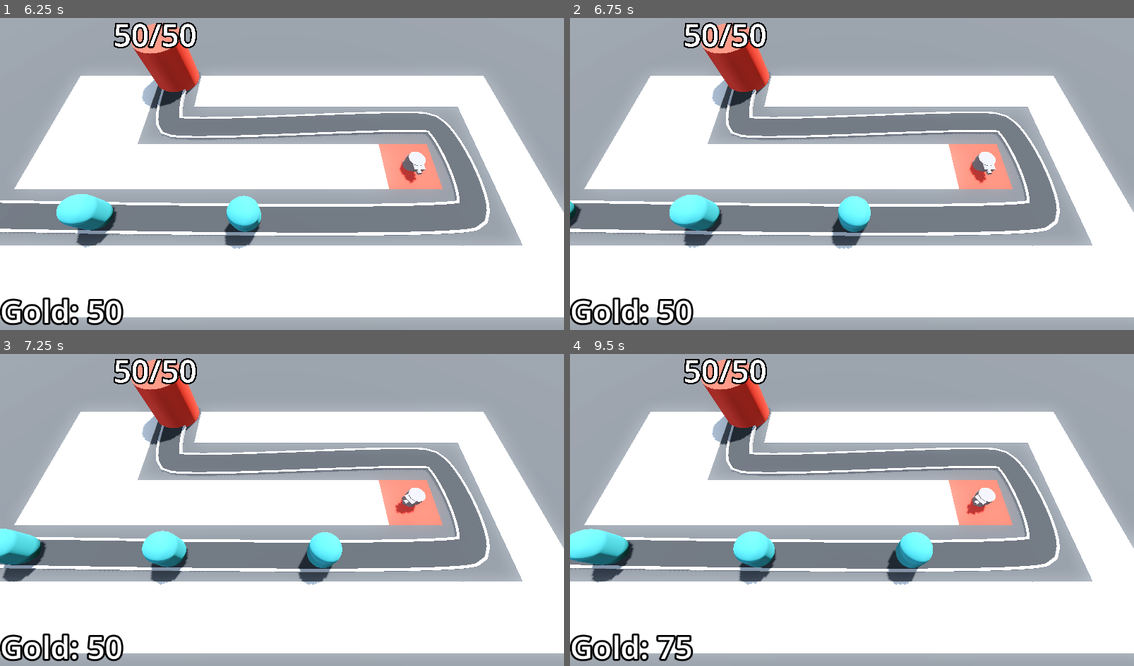
Above: before the commit, frames 1-4 (two rows, left to right).
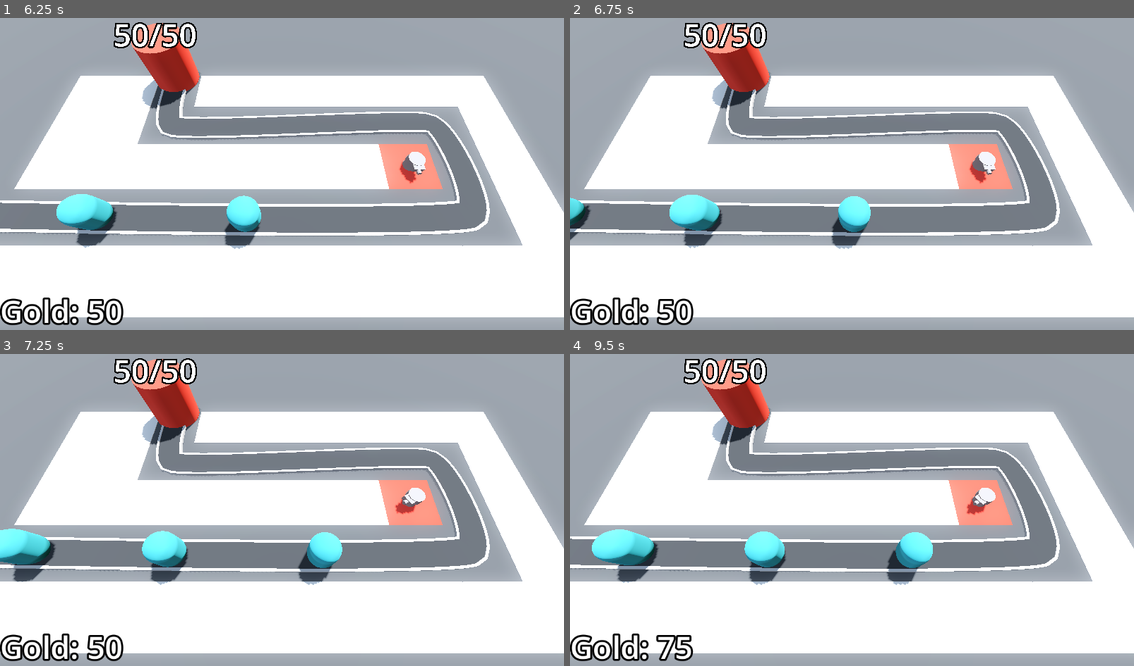
Above: after the commit, the same moments.

Repository: cpurdy-cs/Barbarian-Blaster-Class
Game: Godot game, scene res://base_level.tscn
Two runs of this game, one before a commit and one after it. Both use one fixed random seed, a clock stepped at 60 frames per second and the inputs below.
Inputs (mouse positions are in pixels of both pictures, inside the frame that each line leads up to):
- Up to frame 1 (6.25 s): tap Enter at 0.5, 2 s; move the mouse to (406, 158) at 0.52 s; click (406, 158) at 0.6 s; tap Space at 1.25 s; move the mouse to (169, 189) at 1.27 s; click (169, 189) at 1.35 s; move the mouse to (338, 105) at 2.02 s; click (338, 105) at 2.1 s; move the mouse to (253, 236) at 2.77 s; click (253, 236) at 2.85 s; move the mouse to (451, 220) at 3.52 s; click (451, 220) at 3.6 s; move the mouse to (112, 127) at 4.27 s; click (112, 127) at 4.35 s; move the mouse to (310, 174) at 5.02 s; click (310, 174) at 5.1 s; move the mouse to (197, 96) at 5.77 s; click (197, 96) at 5.85 s
- Up to frame 2 (6.75 s): move the mouse to (976, 158) at 6.52 s; click (976, 158) at 6.6 s
- Up to frame 3 (7.25 s): no input
- Up to frame 4 (9.5 s): move the mouse to (739, 525) at 7.27 s; click (739, 525) at 7.35 s; move the mouse to (908, 441) at 8.02 s; click (908, 441) at 8.1 s; move the mouse to (823, 572) at 8.77 s; click (823, 572) at 8.85 s

Frame 1 is identical in both runs. In frame 2, 0.3% of the frame differs, in the area x 0-4%, y 57-72%; in frame 3, 0.7%; in frame 4, 2.7%, in the area x 0-39%, y 55-75%.

Commit message:
difficulty curve added

Diff:
--- a/Base/base.gd
+++ b/Base/base.gd
@@ -21,5 +21,4 @@
 	health = max_health
 
 func take_damage() -> void:
-	#print("damage taken by base")
 	health -= 1
--- /dev/null
+++ b/DifficultyManager/difficulty_manager.gd
@@ -0,0 +1,17 @@
+extends Node
+
+@export var game_length := 30.0
+@export var spawn_time_curve : Curve
+@onready var timer: Timer = $Timer
+
+func _ready() -> void:
+	timer.start(game_length)
+
+func _process(delta: float) -> void:
+	pass
+
+func game_progress_ratio() -> float:
+	return 1.0 - (timer.time_left / game_length)
+
+func get_spawn_time() -> float:
+	return spawn_time_curve.sample(game_progress_ratio())
--- /dev/null
+++ b/DifficultyManager/difficulty_manager.tscn
@@ -0,0 +1,16 @@
+[gd_scene load_steps=3 format=3 uid="uid://mkj7f0lctt2k"]
+
+[ext_resource type="Script" uid="uid://ieud5sye07tj" path="res://DifficultyManager/difficulty_manager.gd" id="1_ab1g6"]
+
+[sub_resource type="Curve" id="Curve_ab1g6"]
+_limits = [0.25, 2.0, 0.0, 1.0]
+_data = [Vector2(0, 2), 0.0, -1.7500001, 0, 1, Vector2(1, 0.25), -1.7500001, 0.0, 1, 0]
+point_count = 2
+
+[node name="DifficultyManager" type="Node"]
+script = ExtResource("1_ab1g6")
+spawn_time_curve = SubResource("Curve_ab1g6")
+
+[node name="Timer" type="Timer" parent="."]
+one_shot = true
+autostart = true
--- a/Enemy/enemy_path.gd
+++ b/Enemy/enemy_path.gd
@@ -1,10 +1,12 @@
 extends Path3D
+@onready var timer: Timer = $Timer
 
 @export var enemy_scene : PackedScene
-
+@export var difficulty_manager : Node
 func spawn_enemy() -> void:
 	var new_enemy = enemy_scene.instantiate()
 	add_child(new_enemy)
+	timer.wait_time = difficulty_manager.get_spawn_time()
 
 
 
--- a/RayPickerCamera/ray_picker_camera.gd
+++ b/RayPickerCamera/ray_picker_camera.gd
@@ -16,7 +16,6 @@
 	# update the ray_cast_3d immediately
 	ray_cast_3d.force_raycast_update()
 
-	#printt(ray_cast_3d.get_collider(), ray_cast_3d.get_collision_point())
 
 	if ray_cast_3d.is_colliding() and bank.gold >= tower_cost:
 		var collider = ray_cast_3d.get_collider()
--- a/Turret/projectile.gd
+++ b/Turret/projectile.gd
@@ -13,8 +13,6 @@
 
 
 func _on_area_entered(area: Area3D) -> void:
-	#print(area)
 	if area.is_in_group("enemy_area"):
 		area.get_parent().health -= 25
-		#print('damaged enemy')
 		queue_free()
--- a/base_level.tscn
+++ b/base_level.tscn
@@ -8,6 +8,7 @@
 [ext_resource type="Script" uid="uid://bon5dpar4wygo" path="res://turret_manager.gd" id="5_ftfrf"]
 [ext_resource type="PackedScene" uid="uid://d01unib15e15u" path="res://Turret/turret.tscn" id="6_u2wky"]
 [ext_resource type="Script" uid="uid://cdnrb2lll2co0" path="res://Bank/bank.gd" id="8_bkkah"]
+[ext_resource type="PackedScene" uid="uid://mkj7f0lctt2k" path="res://DifficultyManager/difficulty_manager.tscn" id="9_xjg0i"]
 
 [sub_resource type="ProceduralSkyMaterial" id="ProceduralSkyMaterial_4sal3"]
 sky_horizon_color = Color(0.66224277, 0.6717428, 0.6867428, 1)
@@ -71,10 +72,11 @@
 }
 metadata/_editor_floor_ = Vector3(0, 0, 0)
 
-[node name="EnemyPath" type="Path3D" parent="."]
+[node name="EnemyPath" type="Path3D" parent="." node_paths=PackedStringArray("difficulty_manager")]
 curve = SubResource("Curve3D_bo3yr")
 script = ExtResource("3_2elnx")
 enemy_scene = ExtResource("2_5vx1e")
+difficulty_manager = NodePath("../DifficultyManager")
 
 [node name="Road" type="CSGPolygon3D" parent="EnemyPath"]
 polygon = PackedVector2Array(-1, 0, -1, 0.2, 1, 0.2, 1, 0)
@@ -150,4 +152,6 @@
 text = "Gold: 150"
 label_settings = SubResource("LabelSettings_2elnx")
 
+[node name="DifficultyManager" parent="." instance=ExtResource("9_xjg0i")]
+
 [connection signal="timeout" from="EnemyPath/Timer" to="EnemyPath" method="_on_timer_timeout"]
Not shown, added: DifficultyManager/difficulty_manager.gd.uid
Not shown: 1 places in base_level.tscn that only renumber resources
